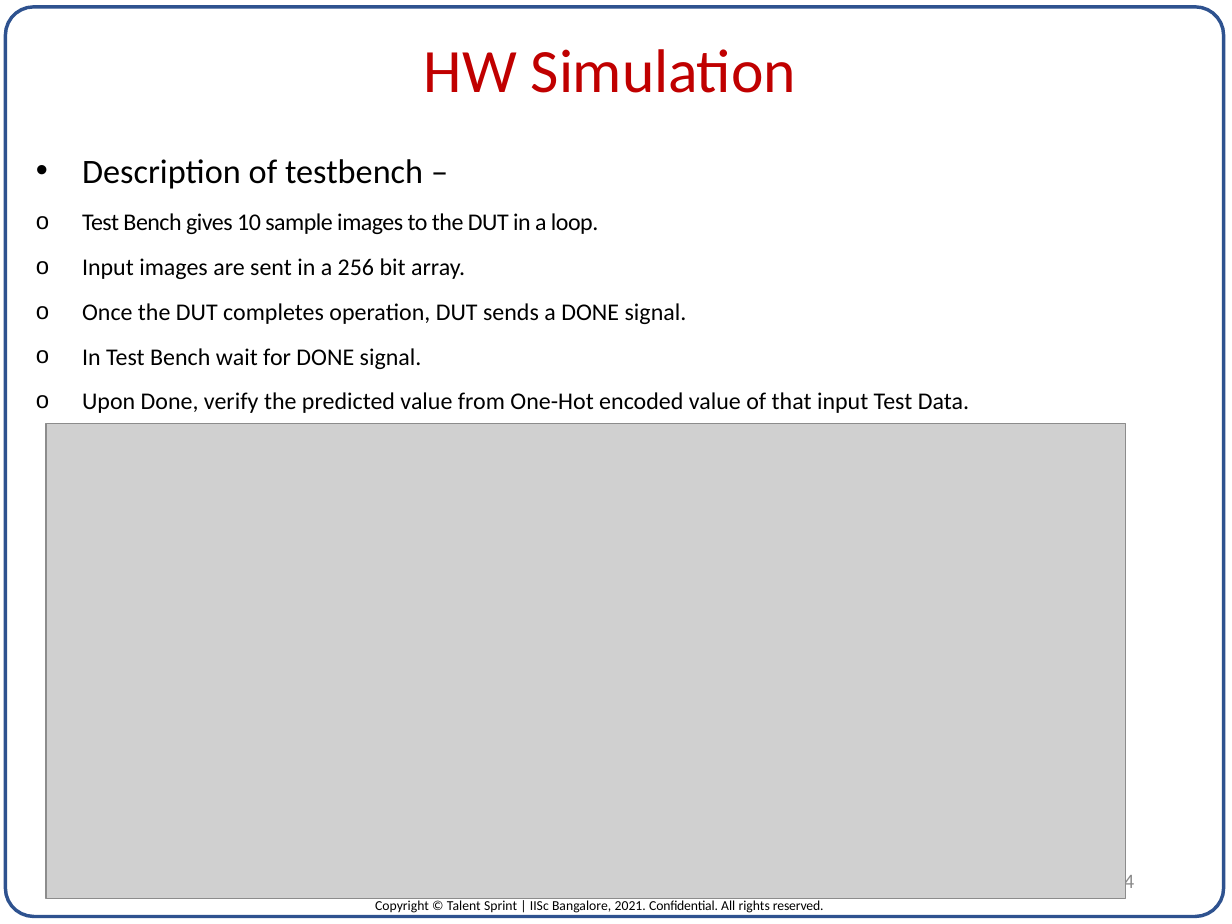
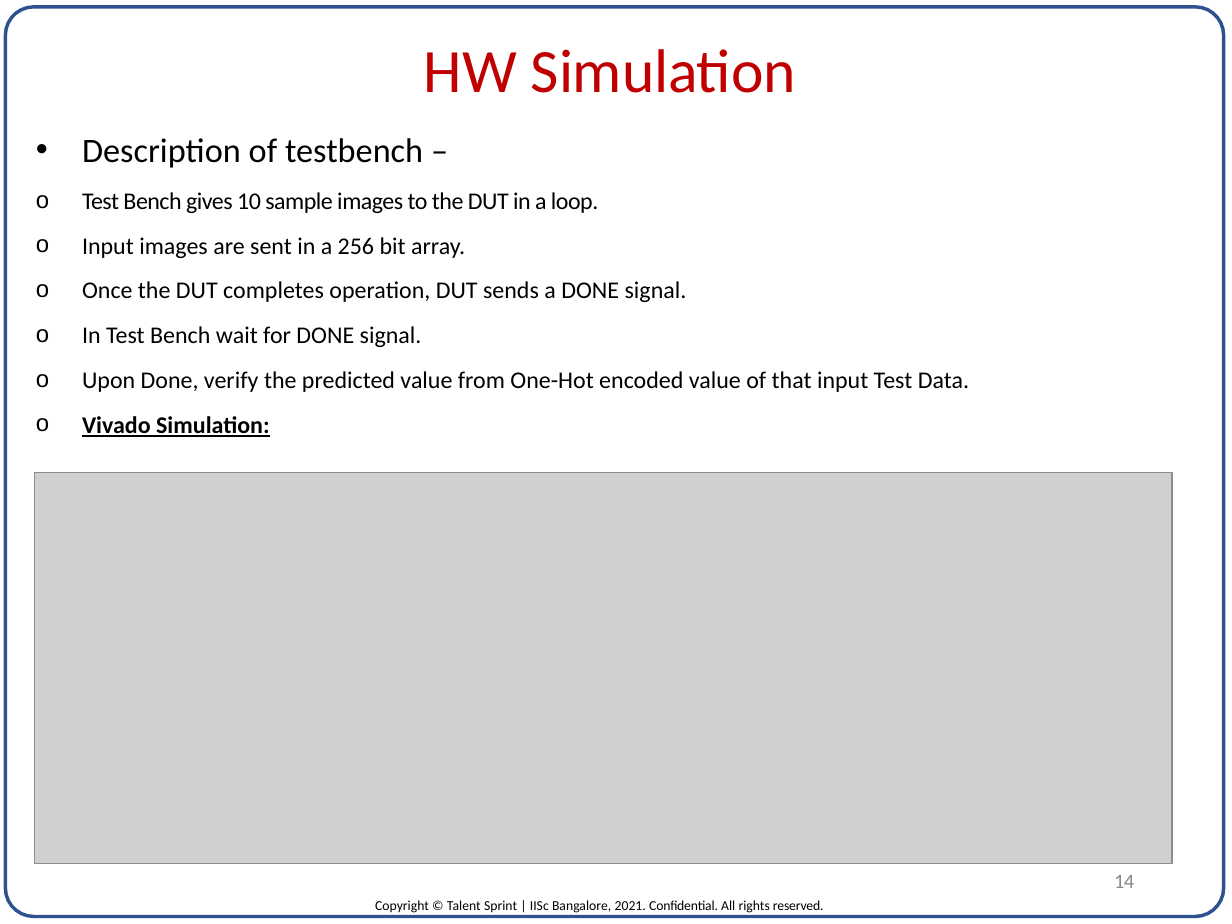
Before and after one commit to pvrajeshkumar/IISC_DVLSI_ML_Project, a slide deck: slide 14 of Project_Report/ASIC for Neural Network inference_P_V_Rajesh_Kumar.pptx. Drawn at 1232x924 pixels with LibreOffice and Linux fonts; fonts in the diff are those of the drawing; grey boxes stand for pictures. Boxes give left, top, right and bottom in pixels: in the first picture for what was removed or moved away, otherwise in the second. Text is boxed around its words. In the diff, an @@ line names an element or a change of style, - is before the commit and + after.

Commit message:
Fixed NC Simulation Results for Pre-Synthesis.

```diff
--- a/Project_Report/ASIC for Neural Network inference_P_V_Rajesh_Kumar.pptx
+++ b/Project_Report/ASIC for Neural Network inference_P_V_Rajesh_Kumar.pptx
@@ text "Description of testbench –" moved from (x1=82, y1=159, x2=969, y2=413) to (x1=82, y1=138, x2=969, y2=437) @@
@@ text at (x1=82, y1=416, x2=270, y2=437): paragraph added @@
+                o Vivado Simulation:
@@ picture resized from (x1=46, y1=424, x2=1125, y2=898) to (x1=34, y1=472, x2=1173, y2=862) @@
```
Also in this commit, not shown: 1 other slide changed, 1 slide added, 2 other files.
